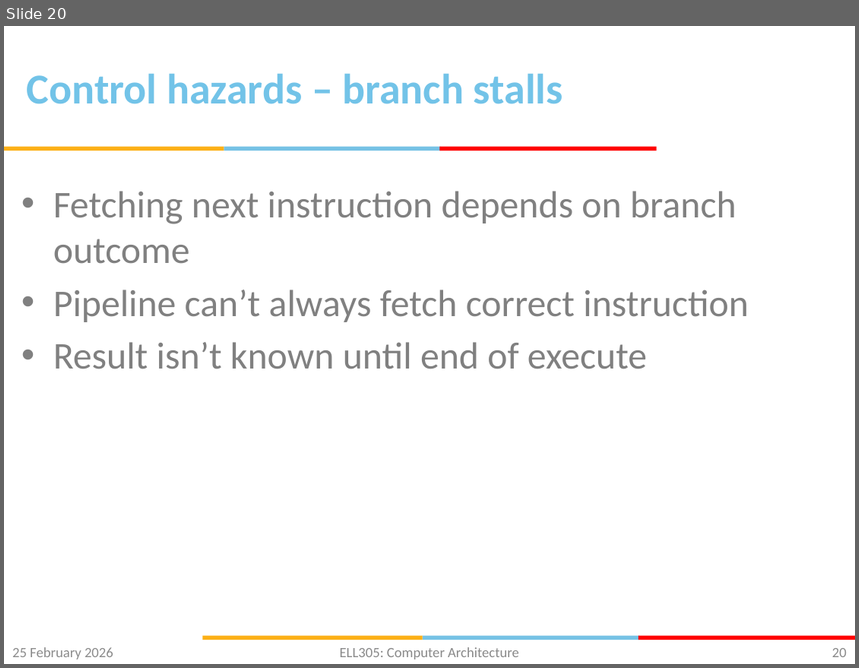
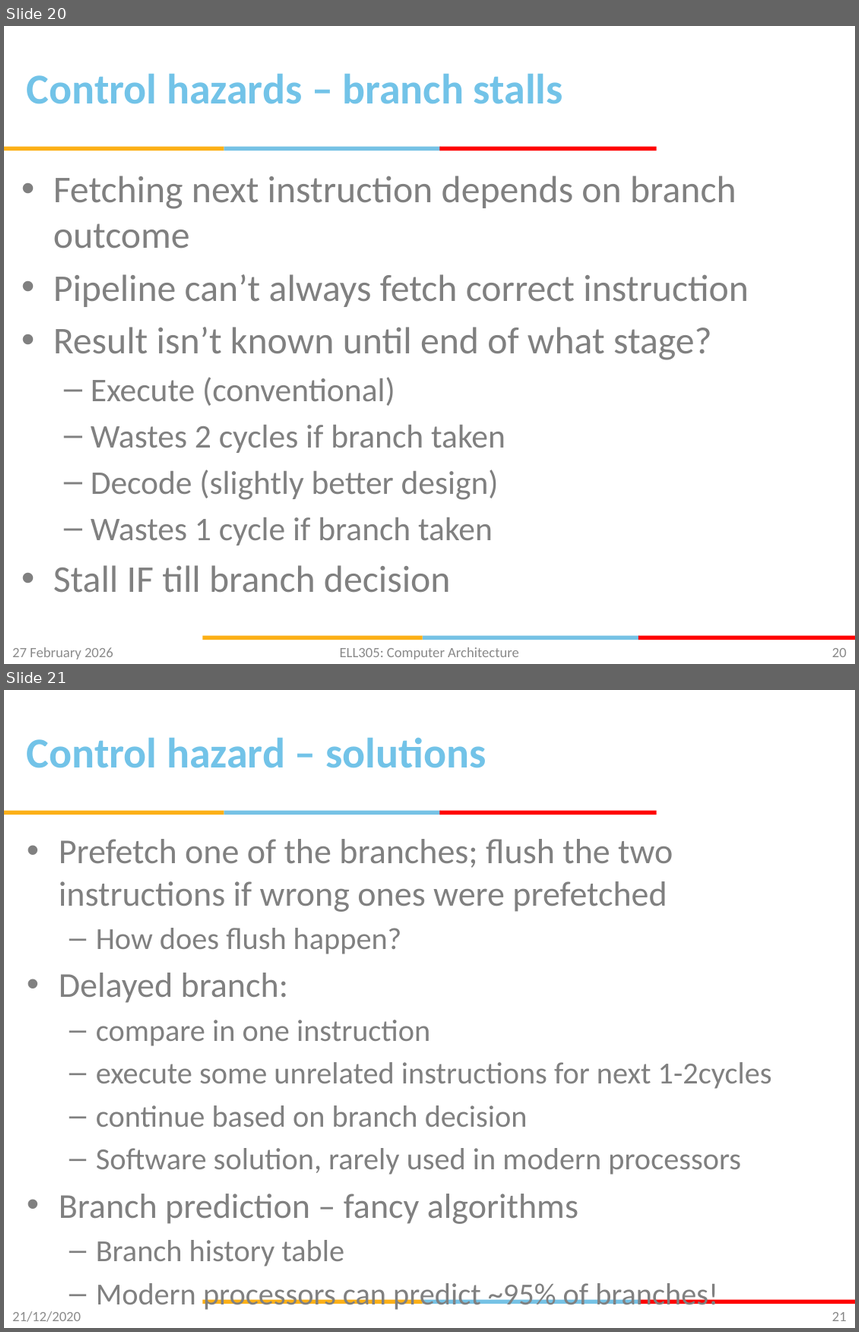
Before and after one commit to gsaurabhr-teaching/csf342-material, a slide deck: Lec-15-19-pipelined-cpu.pptx. Shown one above the other, each under a label of ours: slide 20 before the commit, slides 20 and 21 after it. The pictures are 859x668 and 859x1332 pixels, drawn with LibreOffice and Linux fonts; fonts in the diff are those of the drawing; background and template pictures are left out. Boxes give left, top, right and bottom in pixels: in the first picture for what was removed or moved away, otherwise in the second. Text is boxed around its words. In the diff, an @@ line names an element or a change of style, - is before the commit and + after.

Commit message:
control hazards

```diff
--- a/Lec-15-19-pipelined-cpu.pptx
+++ b/Lec-15-19-pipelined-cpu.pptx
@@ slide 21 added at (4,690,855,1328), background #FFFFFF; not listed: 6 template elements that a slide beside it also shows @@
@@ title added at (27,737,486,768), 36 pt, text #72C3E8, bold @@
+Control hazard – solutions
@@ text added at (59,839,772,1305), 25.9 pt, text #808080 @@
+• Prefetch one of the branches; flush the two instructions if wrong ones were prefetched
+  – How does flush happen?
+• Delayed branch:
+  – compare in one instruction
+  – execute some unrelated instructions for next 1-2cycles
+  – continue based on branch decision
+  – Software solution, rarely used in modern processors
+• Branch prediction – fancy algorithms
+  – Branch history table
+  – Modern processors can predict ~95% of branches!
@@ text added at (12,1312,81,1322), 12 pt, text #8C8C8C @@
+21/12/2020
@@ page number added at (832,1312,847,1322), 12 pt, text #898989 @@
+21
@@ slide 20 changed as well @@
@@ text "Fetching next instruction depends on ...": place and size @@
-text "Fetching next instruction depends on ..." at (53,191,749,370)
+text "Fetching next instruction depends on ..." at (53,176,749,593)
@@ text at (53,327,712,593): text changed; size 32 to 28 pt @@
-• Result isn’t known until end of execute
+• Result isn’t known until end of what stage?
+  – Execute (conventional)
+  – Wastes 2 cycles if branch taken
+  – Decode (slightly better design)
+  – Wastes 1 cycle if branch taken
+• Stall IF till branch decision
@@ text at (12,648,113,660): text changed @@
-25 February 2026
+27 February 2026
```
Also in this commit, not shown: 20 other slides changed.
